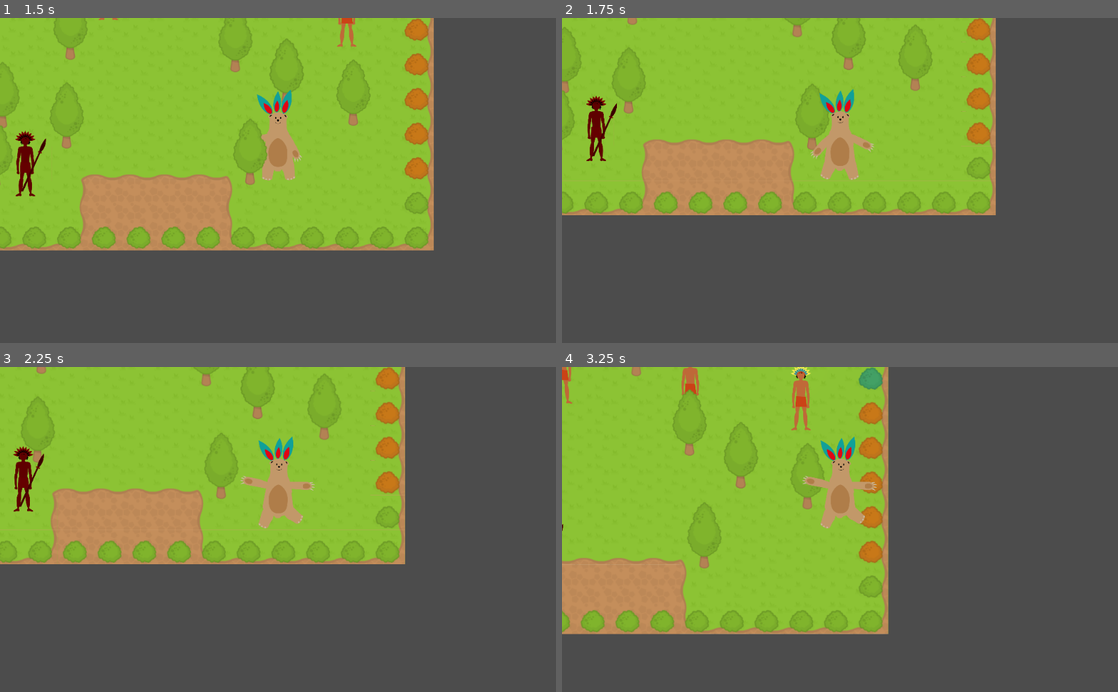
Above: before the commit, frames 1-4 (two rows, left to right).
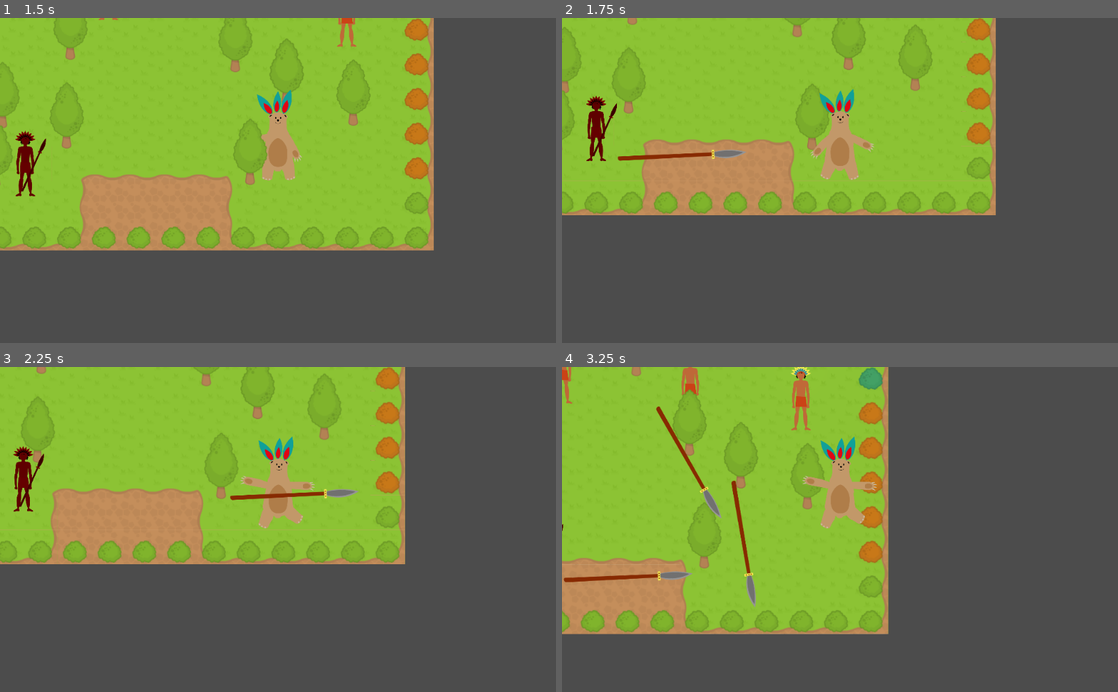
Above: after the commit, the same moments.

Repository: lendroit/welcome_thomas
Game: Godot game, scene res://World.tscn
The game is run twice, just before and just after one commit, with the same random seed, the same clock (stepped at 60 frames per second) and the same inputs.
Inputs:
- Up to frame 1 (1.5 s): tap Enter (ui_accept) at 0.5, 0.77 s; hold Right (ui_right) 0.53-1.28 s; hold Down (ui_down) from 1.28 s (still down)
- Up to frame 2 (1.75 s): keep holding Down (ui_down); tap Enter (ui_accept) at 1.52 s
- Up to frame 3 (2.25 s): release Down (ui_down) at 2.03 s; hold Right (ui_right) from 2.03 s (still down)
- Up to frame 4 (3.25 s): release Right (ui_right) at 2.78 s; hold Up (ui_up) from 2.78 s (still down); tap Enter (ui_accept) at 3.02 s

Frame 1 is identical in both runs. In frame 2, 0.3% of the frame differs, in the area x 10-34%, y 40-45%; in frame 3, 0.4%; in frame 4, 1.1%, in the area x 0-35%, y 12-74%.

Commit message:
feature: Spear throws toward the player

Diff:
--- a/Mayan/GenericMayan.gd
+++ b/Mayan/GenericMayan.gd
@@ -65,7 +65,7 @@
 	else:
 		return null
 
-func _get_player_direction():
+func _get_player_direction() -> Vector2:
 	var direction_towards_player = position.direction_to(player.position)
 	direction_towards_player = direction_towards_player.normalized()
 	return direction_towards_player
--- a/Mayan/Guard.gd
+++ b/Mayan/Guard.gd
@@ -30,12 +30,7 @@
 	var direction_towards_player = _get_player_direction()
 	var b = Spear.instance()
 	b.position = self.global_position
-	var t = Transform2D()
-	# Scale
-	t.x *= direction_towards_player.x
-	t.y *= direction_towards_player.y
-	b.transform = t
-	print(owner)
+	b.rotation = direction_towards_player.angle()
 	get_node("/root/World").add_child(b)
 	print("b")
 	print(b.position)
